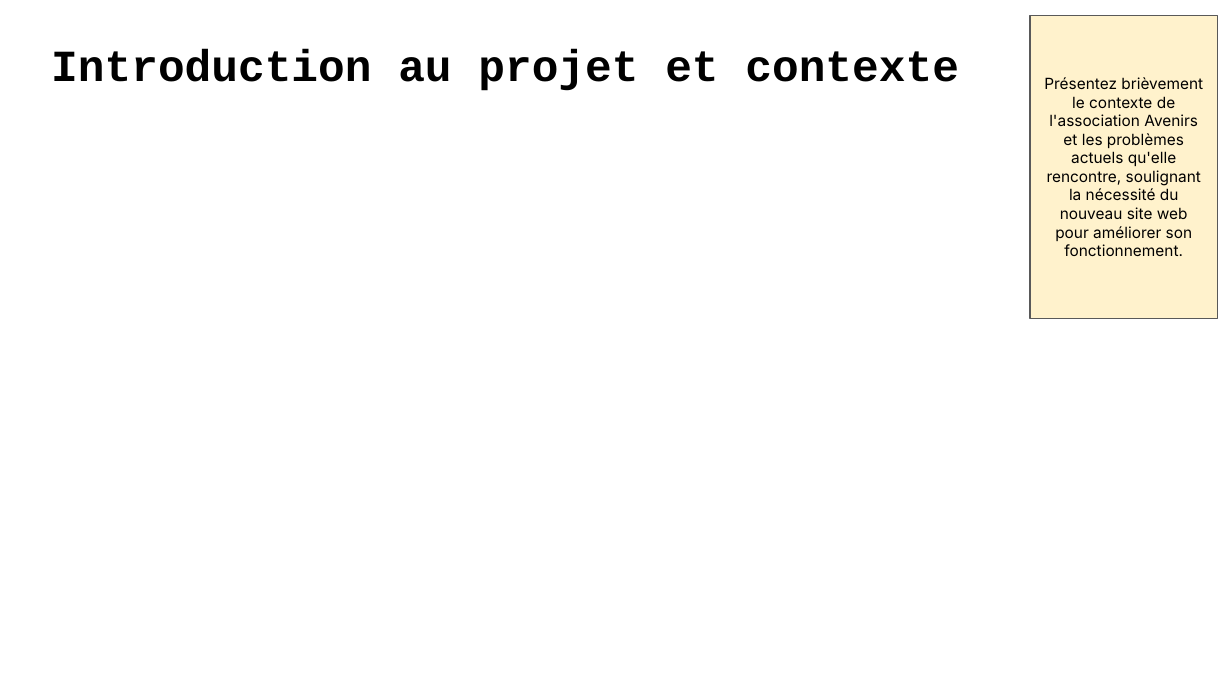
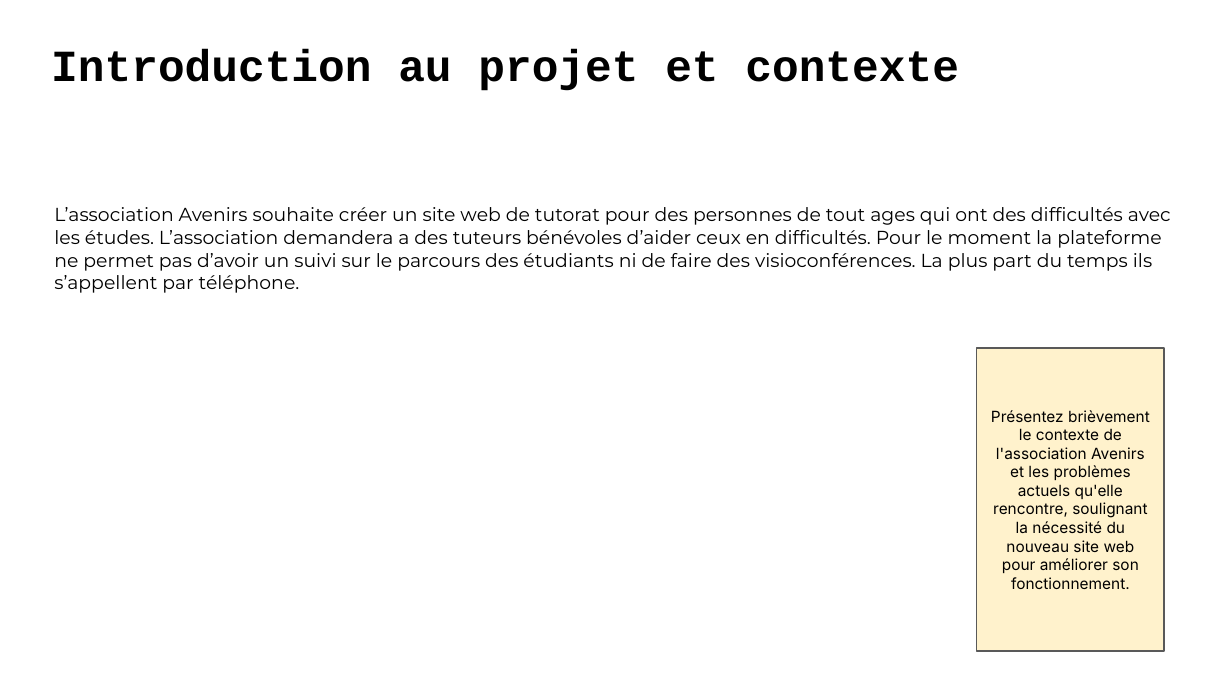
Before and after one commit to LuDetling/Avenirs, a slide deck: slide 3 of Presentation+P9+-+DA+-+Avenirs.odp. Drawn at 1232x693 pixels with LibreOffice and Linux fonts; fonts in the diff are those of the drawing. Boxes give left, top, right and bottom in pixels: in the first picture for what was removed or moved away, otherwise in the second. Text is boxed around its words. In the diff, an @@ line names an element or a change of style, - is before the commit and + after.

```diff
--- a/Presentation+P9+-+DA+-+Avenirs.odp
+++ b/Presentation+P9+-+DA+-+Avenirs.odp
@@ text added at (54,207,1171,293), 11 pt, text #000000 @@
+L’association Avenirs souhaite créer un site web de tutorat pour des personnes de tout ages qui ont des difficultés avec les études. L’association demandera a des tuteurs bénévoles d’aider ceux en difficultés. Pour le moment la plateforme ne permet pas d’avoir un suivi sur le parcours des étudiants ni de faire des visioconférences. La plus part du temps ils s’appellent par téléphone.
@@ rectangle "Présentez brièvement le contexte de ...": place and size @@
-rectangle "Présentez brièvement le contexte de ..." at (1030,16,1217,319)
+rectangle "Présentez brièvement le contexte de ..." at (977,347,1164,650)
```
Also in this commit, not shown: 5 other slides changed, 6 other files.
